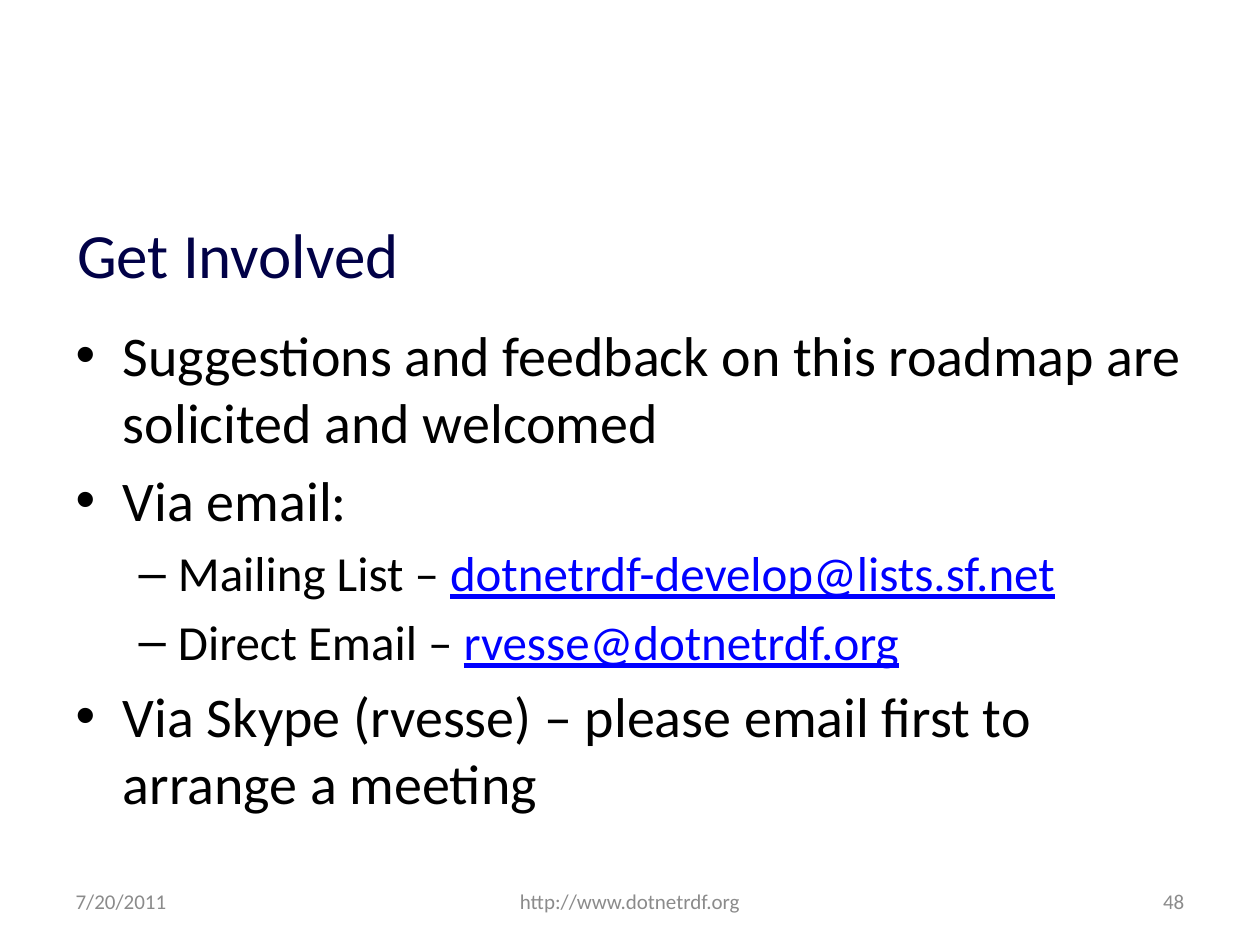
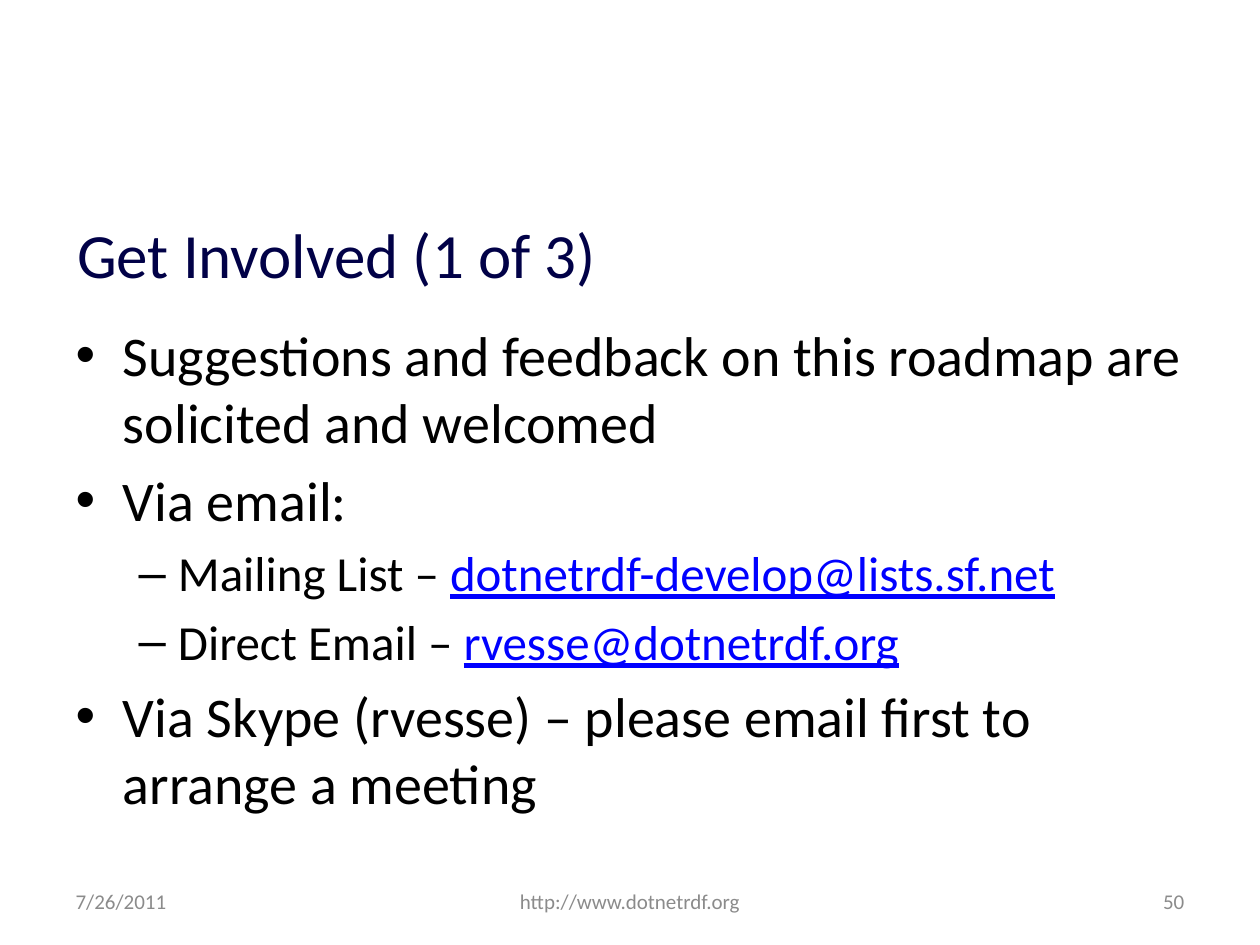
Before and after one commit to JohnGoldsmith/dotnetrdf-wiki, a slide deck: slide 50 of Slides/Roadmap.pptx (slide 48 before the commit). Drawn at 1260x945 pixels with LibreOffice and Linux fonts; fonts in the diff are those of the drawing; background and template pictures are left out. Boxes give left, top, right and bottom in pixels: in the first picture for what was removed or moved away, otherwise in the second. Text is boxed around its words. In the diff, an @@ line names an element or a change of style, - is before the commit and + after.

```diff
--- a/Slides/Roadmap.pptx
+++ b/Slides/Roadmap.pptx
@@ title at box(77, 232, 596, 287): text changed @@
-Get Involved
+Get Involved (1 of 3)
@@ text at box(76, 894, 167, 910): text changed @@
-7/20/2011
+7/26/2011
@@ page number at box(1163, 895, 1184, 909): text changed @@
-48
+50
```
Also in this commit, not shown: 47 other slides changed, 5 slides added.
